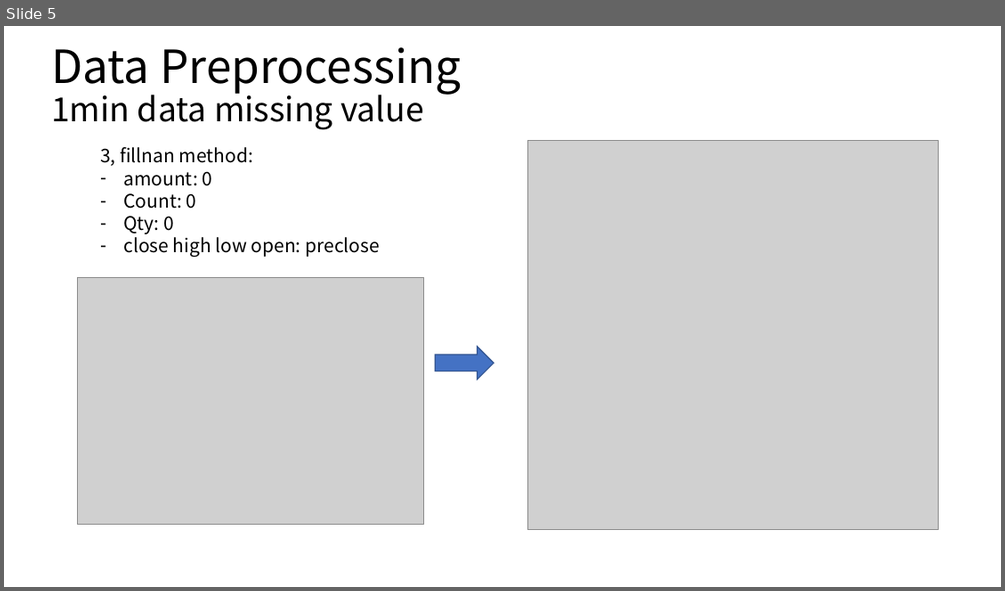
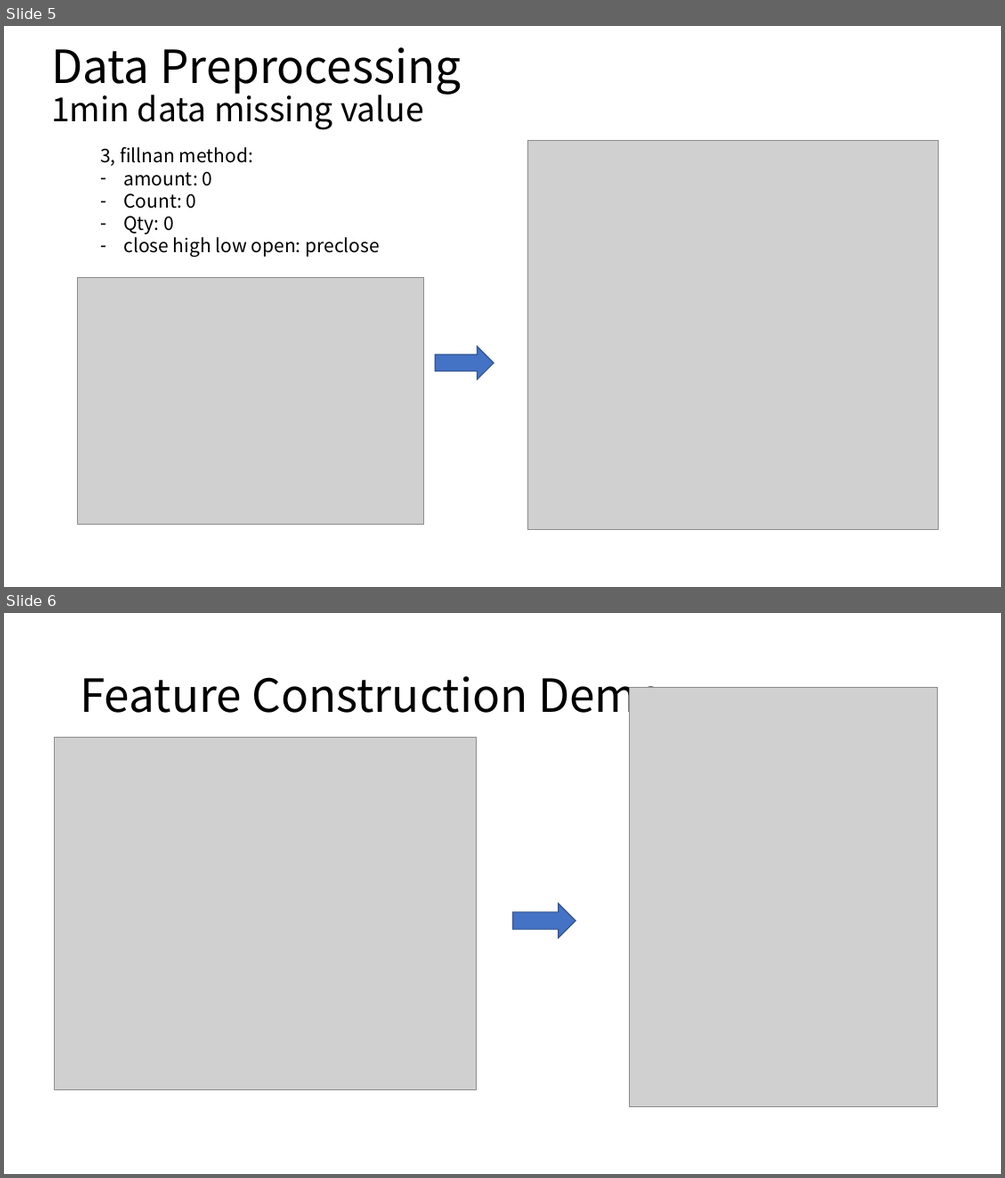
Before and after one commit to daifengqi/big-data-hft, a slide deck: pre/dataPreprocessing/dataPreprocessing接7g.pptx. Shown one above the other, each under a label of ours: slide 5 before the commit, slides 5 and 6 after it. The pictures are 1005x591 and 1005x1178 pixels, drawn with LibreOffice and Linux fonts; fonts in the diff are those of the drawing; grey boxes stand for pictures. Boxes give left, top, right and bottom in pixels: in the first picture for what was removed or moved away, otherwise in the second. Text is boxed around its words. In the diff, an @@ line names an element or a change of style, - is before the commit and + after.

```diff
--- a/pre/dataPreprocessing/dataPreprocessing接7g.pptx
+++ b/pre/dataPreprocessing/dataPreprocessing接7g.pptx
@@ slide 6 added at <box>4,613,1001,1174</box>, background #FFFFFF @@
@@ title added at <box>80,676,664,723</box>, 44 pt, text #000000 @@
+Feature Construction Demo
@@ picture added at <box>629,687,938,1107</box> @@
@@ picture added at <box>54,737,477,1090</box> @@
@@ right arrow added at <box>513,903,576,938</box>, fill #4472C4, outline #325491 1 pt @@
```
Also in this commit, not shown: 2 other files.
